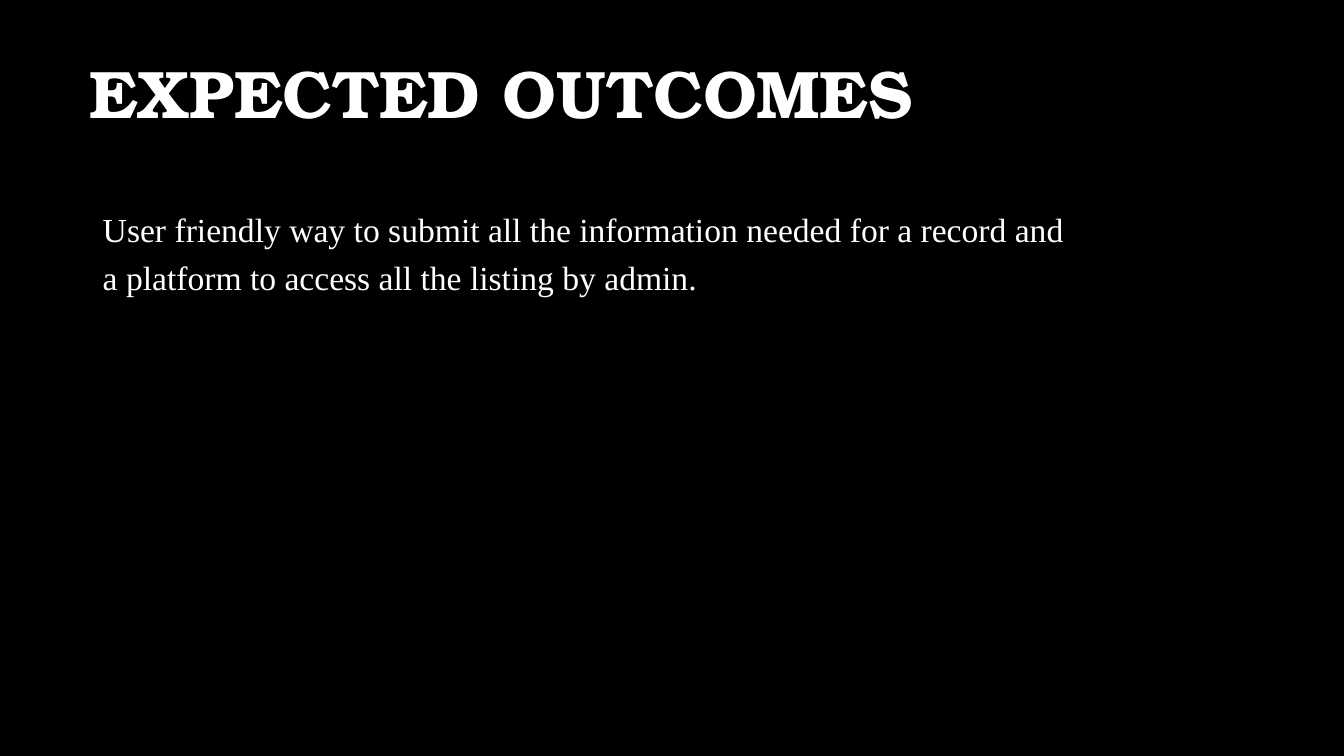
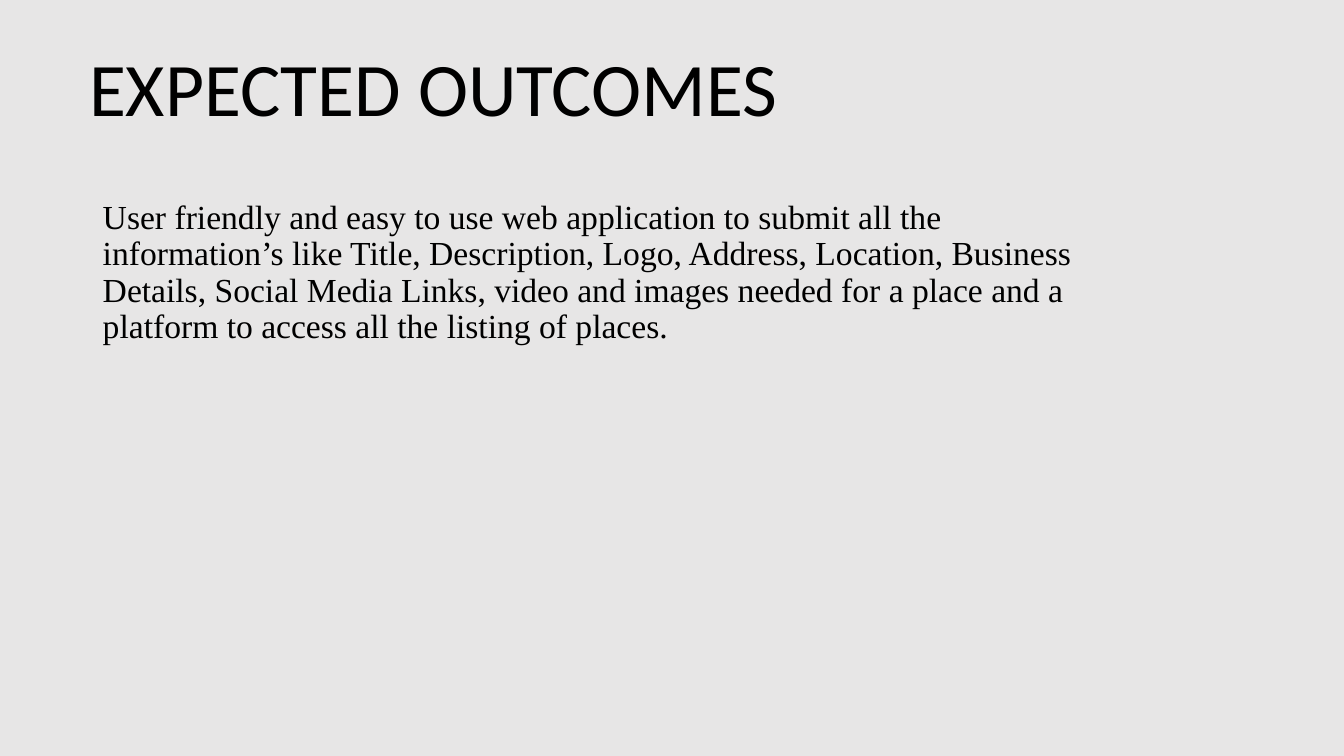
Before and after one commit to BALAJIJ-J/Review1-Documents, a slide deck: slide 18 of 20Y005-Review 1.pptx (slide 15 before the commit). Drawn at 1344x756 pixels with LibreOffice and Linux fonts; fonts in the diff are those of the drawing; background and template pictures are left out. Boxes give left, top, right and bottom in pixels: in the first picture for what was removed or moved away, otherwise in the second. Text is boxed around its words. In the diff, an @@ line names an element or a change of style, - is before the commit and + after.

```diff
--- a/20Y005-Review 1.pptx
+++ b/20Y005-Review 1.pptx
@@ background picture (left out) to #E7E6E6 @@
@@ title "EXPECTED OUTCOMES" at (89, 67, 777, 117): size 48 to 54 pt, font TeX Gyre Bonum to Calibri, text colour #FFFFFF to #000000, bold off @@
@@ subtitle at (103, 205, 1071, 344): text changed; text colour #FFFFFF to #000000 @@
-User friendly way to submit all the information needed for a record and a platform to access all the listing by admin.
+User friendly and easy to use web application to submit all the information’s like Title, Description, Logo, Address, Location, Business Details, Social Media Links, video and images needed for a place and a platform to access all the listing of places.
```
Also in this commit, not shown: 14 other slides changed, 4 slides added, 1 slide removed, 3 other files.
